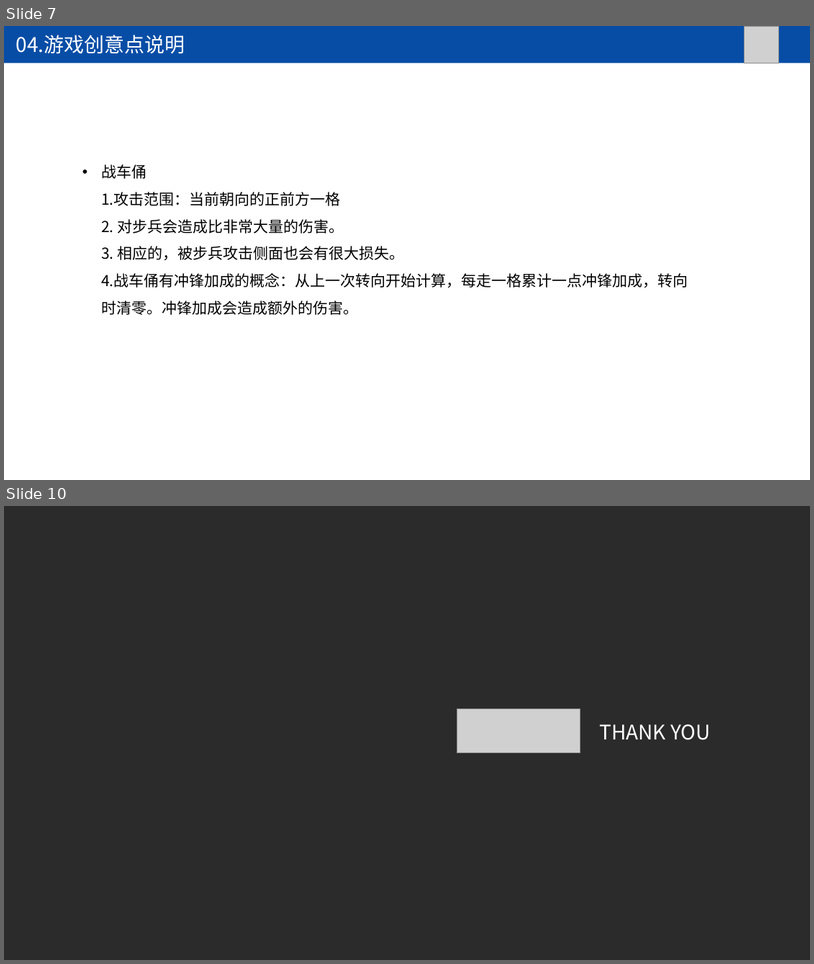
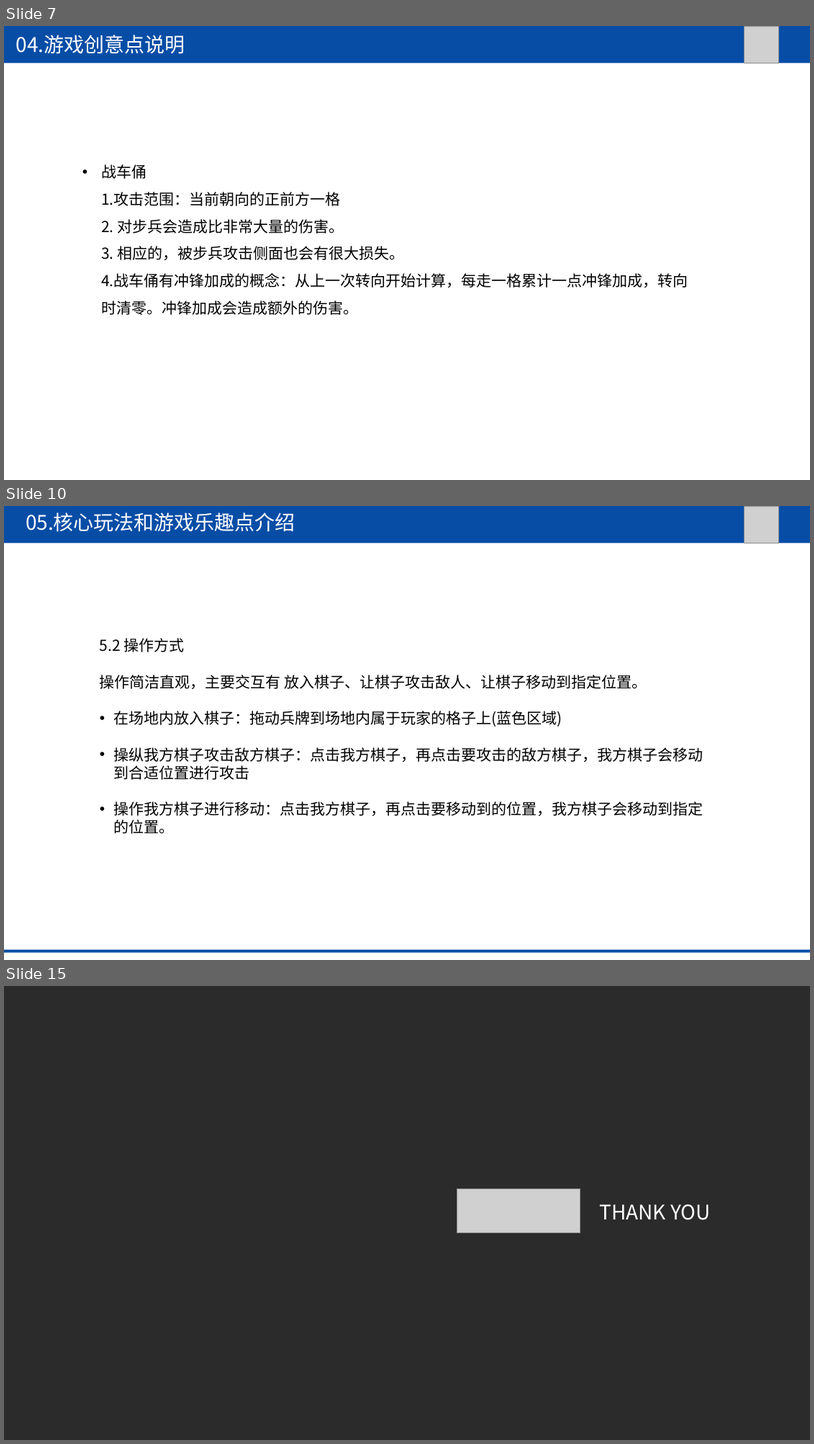
Before and after one commit to kotomineshiki/BMY, a slide deck: 文档ppt.ppt. Shown one above the other, each under a label of ours: slides 7 and 10 before the commit, slides 7, 10 and 15 after it; the slides between them are not shown. The pictures are 814x964 and 814x1444 pixels, drawn with LibreOffice and Linux fonts; fonts in the diff are those of the drawing; grey boxes stand for pictures; background and template pictures are left out; a plain dark background stands for a picture behind light text. Boxes give left, top, right and bottom in pixels: in the first picture for what was removed or moved away, otherwise in the second. Text is boxed around its words. In the diff, an @@ line names an element or a change of style, - is before the commit and + after.

```diff
--- a/文档ppt.ppt
+++ b/文档ppt.ppt
@@ slide 10 added at <box>4,506,810,960</box>, background #FFFFFF @@
@@ rectangle added at <box>4,506,810,543</box>, fill #074DA6 @@
@@ text added at <box>26,512,296,532</box>, 24 pt, text #FFFFFF @@
+05.核心玩法和游戏乐趣点介绍
@@ picture added at <box>744,506,779,543</box> @@
@@ text added at <box>100,638,704,834</box>, 18 pt, text #000000 @@
+5.2 操作方式
+操作简洁直观，主要交互有 放入棋子、让棋子攻击敌人、让棋子移动到指定位置。
+• 在场地内放入棋子：拖动兵牌到场地内属于玩家的格子上(蓝色区域)
+• 操纵我方棋子攻击敌方棋子：点击我方棋子，再点击要攻击的敌方棋子，我方棋子会移动到合适位置进行攻击
+• 操作我方棋子进行移动：点击我方棋子，再点击要移动到的位置，我方棋子会移动到指定的位置。
@@ rectangle added at <box>4,949,810,952</box>, fill #074DA6 @@
@@ what was slide 10 is now slide 15 @@
```
Also in this commit, not shown: 2 slides changed, 4 other slides added, 4 other files.
